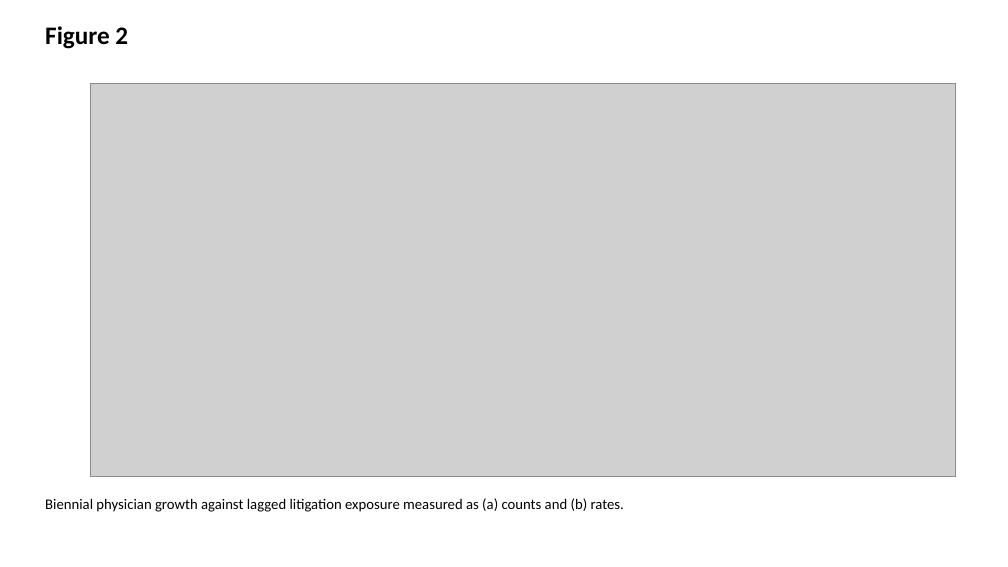
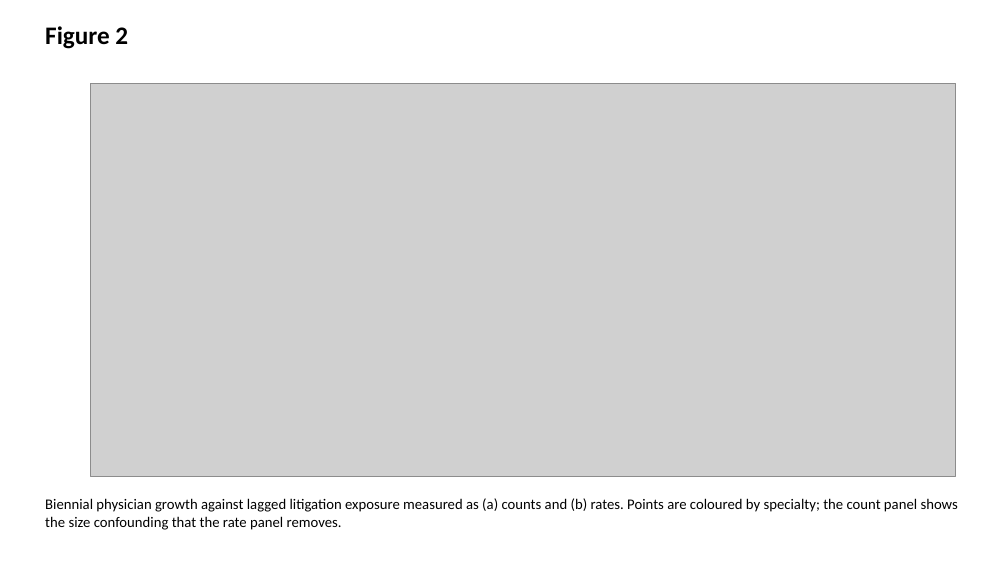
Before and after one commit to bougtoir/heat-accidents-mortality, a slide deck: slide 2 of medical_accident_its_analysis/manuscript/ha_figures.pptx. Drawn at 1008x567 pixels with LibreOffice and Linux fonts; fonts in the diff are those of the drawing; grey boxes stand for pictures. Boxes give left, top, right and bottom in pixels: in the first picture for what was removed or moved away, otherwise in the second. Text is boxed around its words. In the diff, an @@ line names an element or a change of style, - is before the commit and + after.

```diff
--- a/medical_accident_its_analysis/manuscript/ha_figures.pptx
+++ b/medical_accident_its_analysis/manuscript/ha_figures.pptx
@@ text at <box>45,498,958,530</box>: text changed @@
-Biennial physician growth against lagged litigation exposure measured as (a) counts and (b) rates.
+Biennial physician growth against lagged litigation exposure measured as (a) counts and (b) rates. Points are coloured by specialty; the count panel shows the size confounding that the rate panel removes.
```
Also in this commit, not shown: 17 other files.
